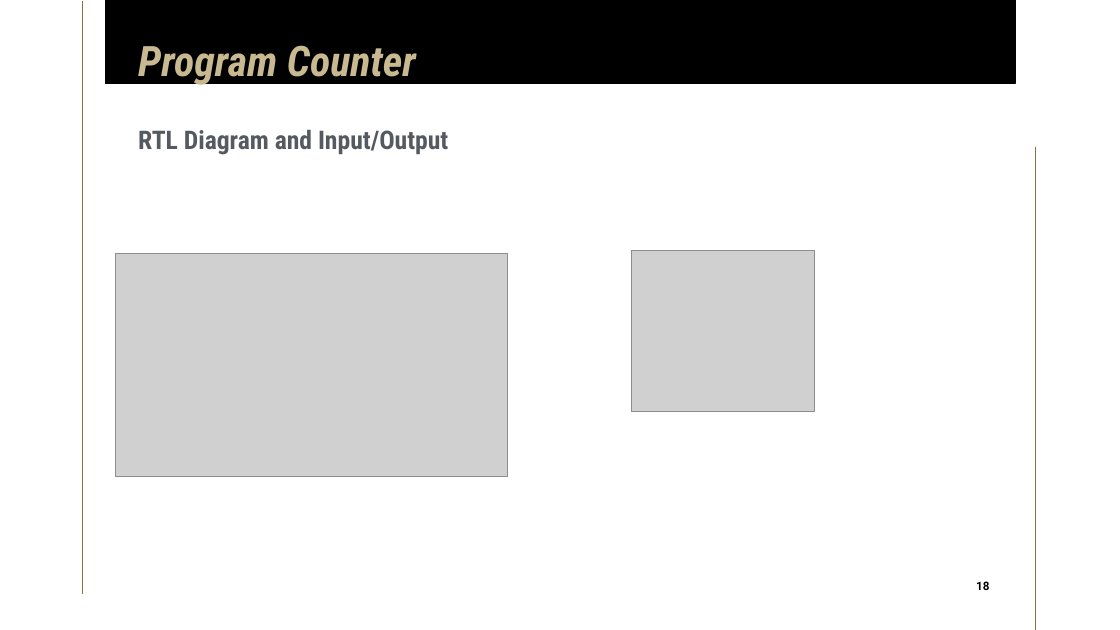
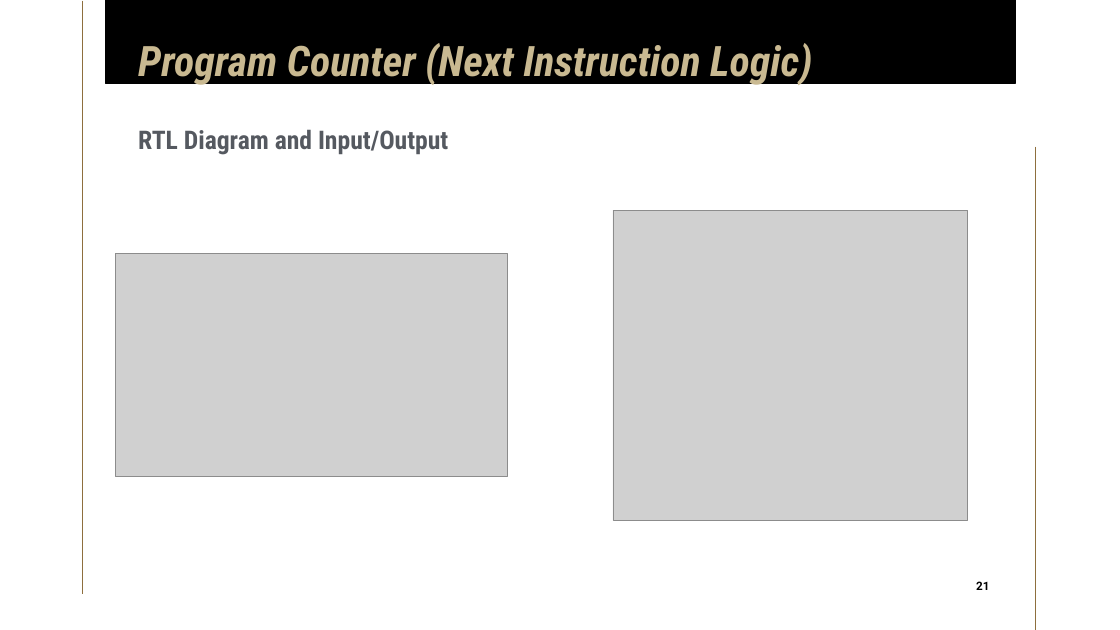
Before and after one commit to limichael246/STARS_2024, a slide deck: slide 21 of Project_Proposal.pptx (slide 18 before the commit). Drawn at 1120x630 pixels with LibreOffice and Linux fonts; fonts in the diff are those of the drawing; grey boxes stand for pictures. Boxes give left, top, right and bottom in pixels: in the first picture for what was removed or moved away, otherwise in the second. Text is boxed around its words. In the diff, an @@ line names an element or a change of style, - is before the commit and + after.

```diff
--- a/Project_Proposal.pptx
+++ b/Project_Proposal.pptx
@@ title at [138, 43, 812, 86]: text changed @@
-Program Counter
+Program Counter (Next Instruction Logic)
@@ picture: place and size @@
-picture at [632, 250, 815, 411]
+picture at [613, 210, 969, 521]
@@ page number at [976, 581, 989, 590]: text changed @@
-18
+21
```
Also in this commit, not shown: 8 other slides changed, 13 slides added, 3 slides removed.
